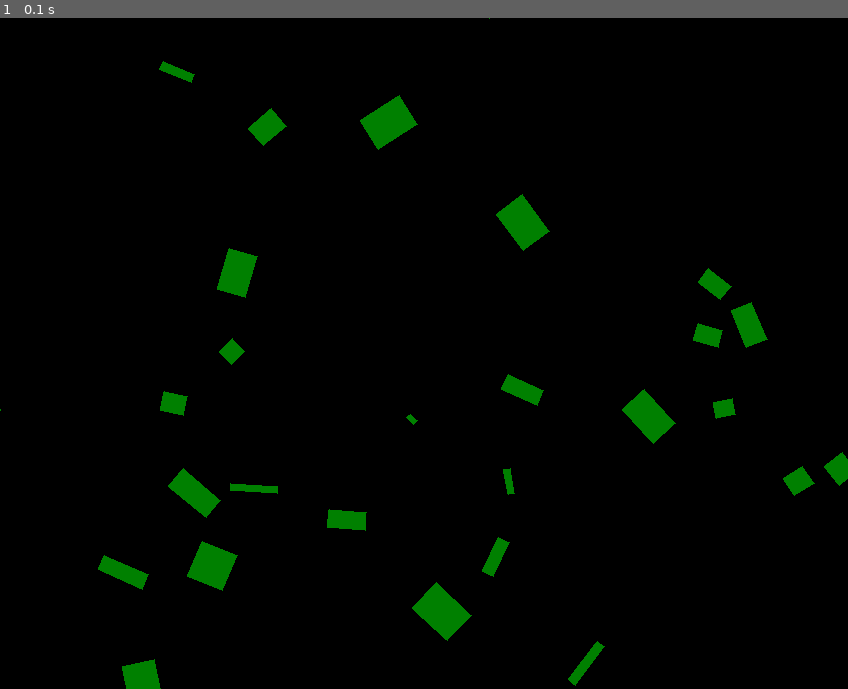
Above: before the commit, frame 1.
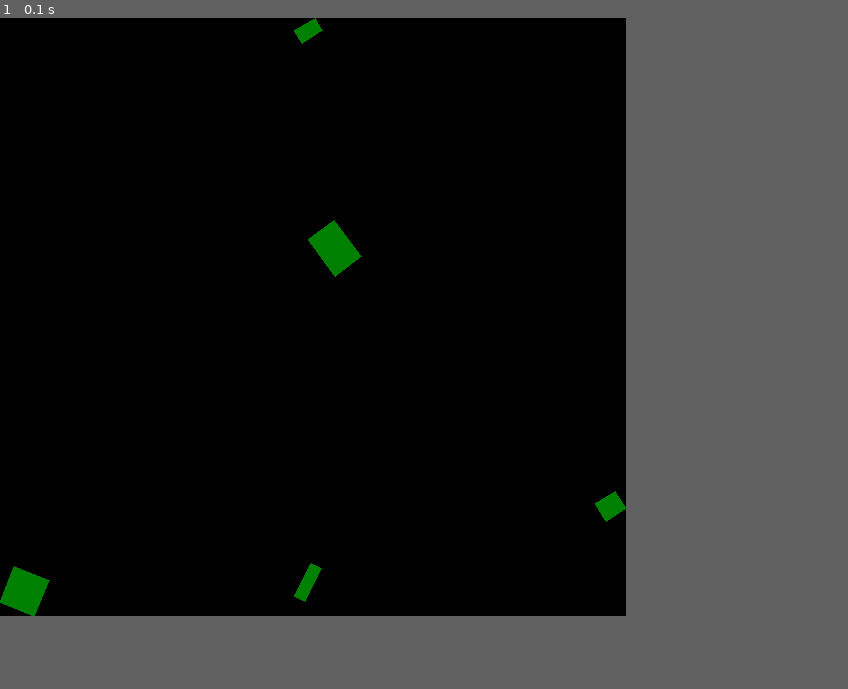
Above: after the commit, the same moment.

Repository: tjacek/planning
Game: pygame game, started from polygons/__init__.py
Same seed, same stepped clock (60 frames per second), same inputs: the game is played once before the commit and once after it.
Inputs:
- Up to frame 1 (0.1 s): no input
The window is 848x671 before the commit and 626x598 after it. Grey fills any space a smaller window leaves; there, only what the larger window draws over its background counts as a difference.

The runs differ from the first frame. In frame 1, 4.3% of the frame differs, in the area x 0-100%, y 0-100%.

Commit message:
fix bounds

Diff:
--- a/polygons/__init__.py
+++ b/polygons/__init__.py
@@ -18,10 +18,11 @@
             pol_i.show(window)
 
     def get_box(self):
-        raw=np.array([pol_i.get_box()
-                for pol_i in self.polygons])
-        p_max=np.amax(raw[:,0],axis=0)
-        p_min=np.amin(raw[:,1],axis=0)
+        raw=[pol_i.get_box()
+                for pol_i in self.polygons]
+        raw=list(zip(*raw))
+        p_min=np.amin(raw[0],axis=0)
+        p_max=np.amax(raw[1],axis=0)
         return (p_min,p_max)
 
 class Polygon(object):
@@ -41,7 +42,7 @@
     def get_box(self):
         v_min=np.amin(self.vertices,axis=0)
         v_max=np.amax(self.vertices,axis=0)
-        return (v_min,v_max)
+        return [v_min,v_max]
 
 class RigidMotion(object):
     def __init__(self,theta,x,y):
@@ -57,6 +58,7 @@
     pg.init()
     a_max=world.get_box()[1]
     bounds=(int(a_max[0]), int(a_max[1]))
+    print(bounds)
     window = pg.display.set_mode(bounds)
     clock = pg.time.Clock()
     run = True
@@ -72,5 +74,5 @@
 
 if __name__ == "__main__":
     import gen
-    world=gen.cell_world(30)
+    world=gen.cell_world(5)
     polygon_loop(world)
